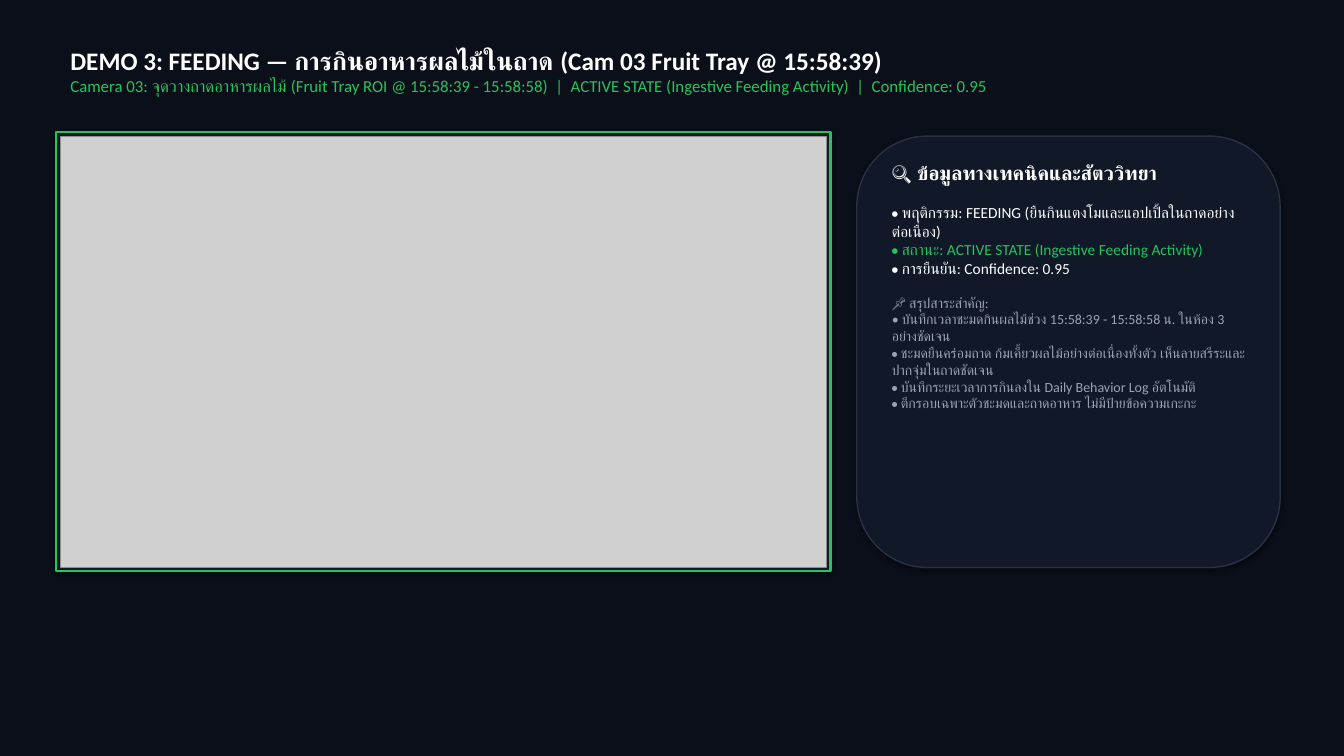
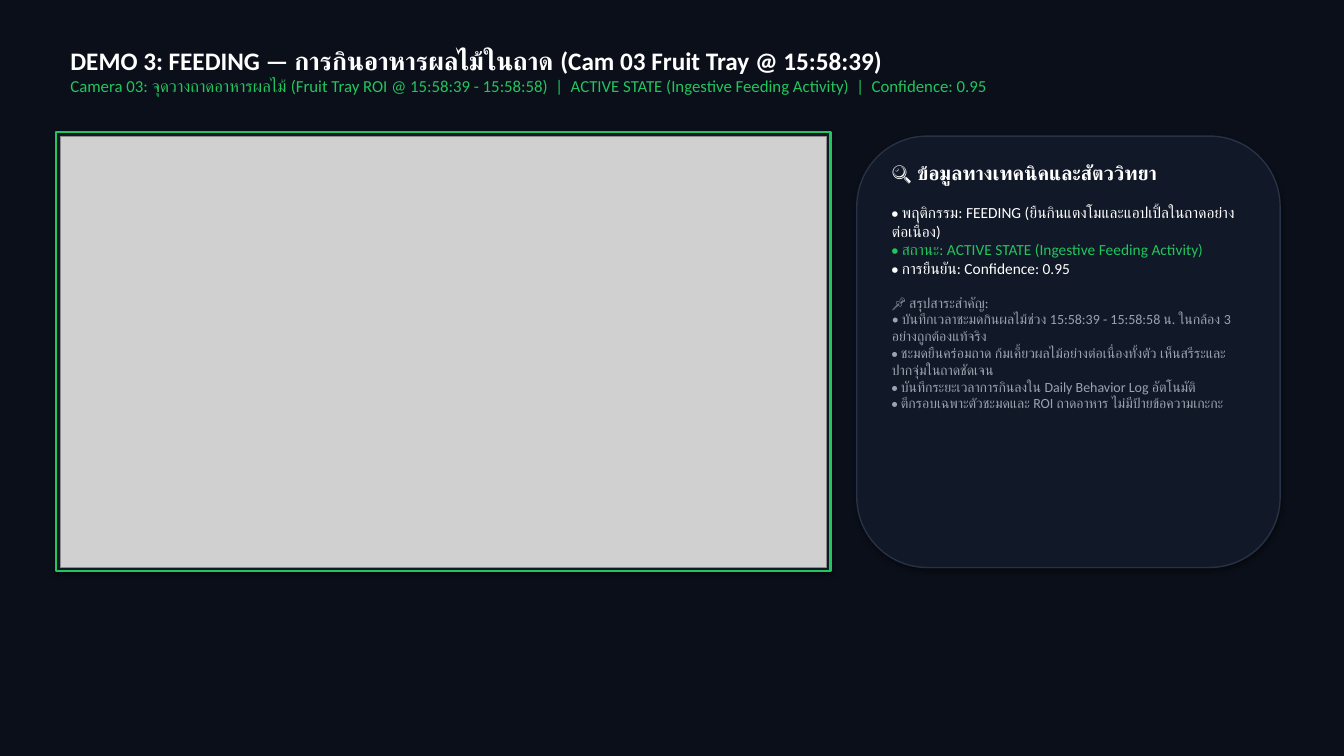
Before and after one commit to Kokokua/Project-CMZ, a slide deck: slide 13 of finish/Image_Processing_Presentation_Phase2_Final.pptx. Drawn at 1344x756 pixels with LibreOffice and Linux fonts; fonts in the diff are those of the drawing; grey boxes stand for pictures. Boxes give left, top, right and bottom in pixels: in the first picture for what was removed or moved away, otherwise in the second. Text is boxed around its words. In the diff, an @@ line names an element or a change of style, - is before the commit and + after.

Commit message:
Final presentation with 4 dedicated clean behavior demos: Resting (Tire & 4-Cam Sync), Feeding, Locomotion

```diff
--- a/finish/Image_Processing_Presentation_Phase2_Final.pptx
+++ b/finish/Image_Processing_Presentation_Phase2_Final.pptx
@@ text at box(892, 297, 1231, 408): text changed @@
-📌 สรุปสาระสำคัญ:
-• บันทึกเวลาชะมดกินผลไม้ช่วง 15:58:39 - 15:58:58 น. ในห้อง 3 อย่างชัดเจน
-• ชะมดยืนคร่อมถาด ก้มเคี้ยวผลไม้อย่างต่อเนื่องทั้งตัว เห็นลายสรีระและปากจุ่มในถาดชัดเจน
-• บันทึกระยะเวลาการกินลงใน Daily Behavior Log อัตโนมัติ
-• ตีกรอบเฉพาะตัวชะมดและถาดอาหาร ไม่มีป้ายข้อความเกะกะ
+📌 สรุปสาระสำคัญ:
+• บันทึกเวลาชะมดกินผลไม้ช่วง 15:58:39 - 15:58:58 น. ในกล้อง 3 อย่างถูกต้องแท้จริง
+• ชะมดยืนคร่อมถาด ก้มเคี้ยวผลไม้อย่างต่อเนื่องทั้งตัว เห็นสรีระและปากจุ่มในถาดชัดเจน
+• บันทึกระยะเวลาการกินลงใน Daily Behavior Log อัตโนมัติ
+• ตีกรอบเฉพาะตัวชะมดและ ROI ถาดอาหาร ไม่มีป้ายข้อความเกะกะ
```
Also in this commit, not shown: 2 other slides changed, 1 slide removed, 4 other files.
